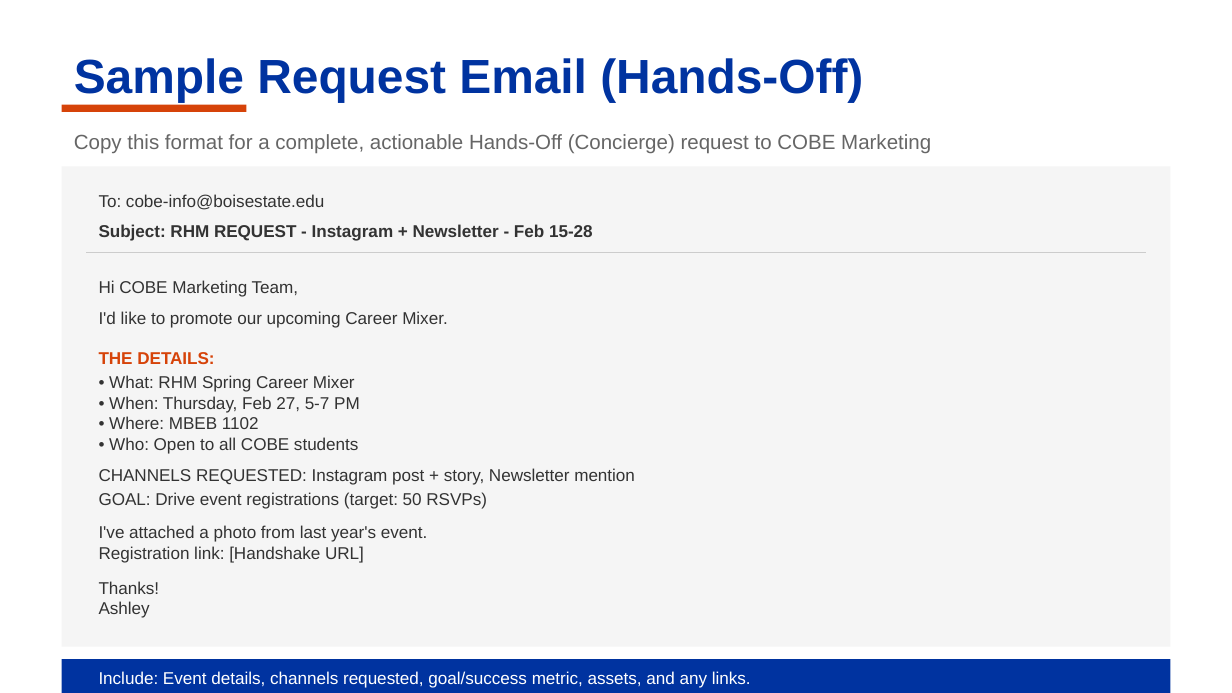
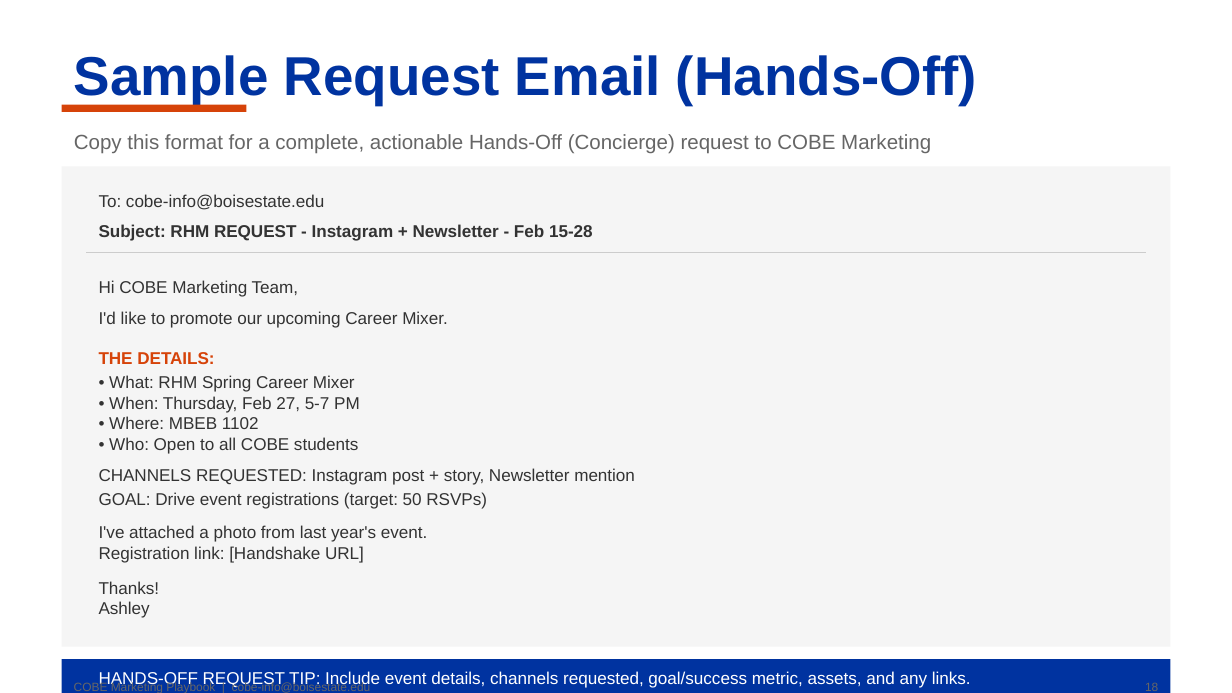
Before and after one commit to BenHowerton/RHM-Marketing-Handbook, a slide deck: slide 18 of COBE Marketing Playbook Updated (2).pptx. Drawn at 1232x693 pixels with LibreOffice and Linux fonts; fonts in the diff are those of the drawing. Boxes give left, top, right and bottom in pixels: in the first picture for what was removed or moved away, otherwise in the second. Text is boxed around its words. In the diff, an @@ line names an element or a change of style, - is before the commit and + after.

```diff
--- a/COBE Marketing Playbook Updated (2).pptx
+++ b/COBE Marketing Playbook Updated (2).pptx
@@ text "Sample Request Email (Hands-Off)" at <box>74,55,977,105</box>: size 28 to 32 pt @@
@@ text added at <box>74,682,371,693</box>, 7 pt, text #666666 @@
+COBE Marketing Playbook | cobe-info@boisestate.edu
@@ text at <box>99,671,971,688</box>: text changed @@
-Include: Event details, channels requested, goal/success metric, assets, and any links.
+HANDS-OFF REQUEST TIP: Include event details, channels requested, goal/success metric, assets, and any links.
@@ text added at <box>1145,683,1158,691</box>, 7 pt, text #666666 @@
+18
```
Also in this commit, not shown: 26 other slides changed, 1 other file.
